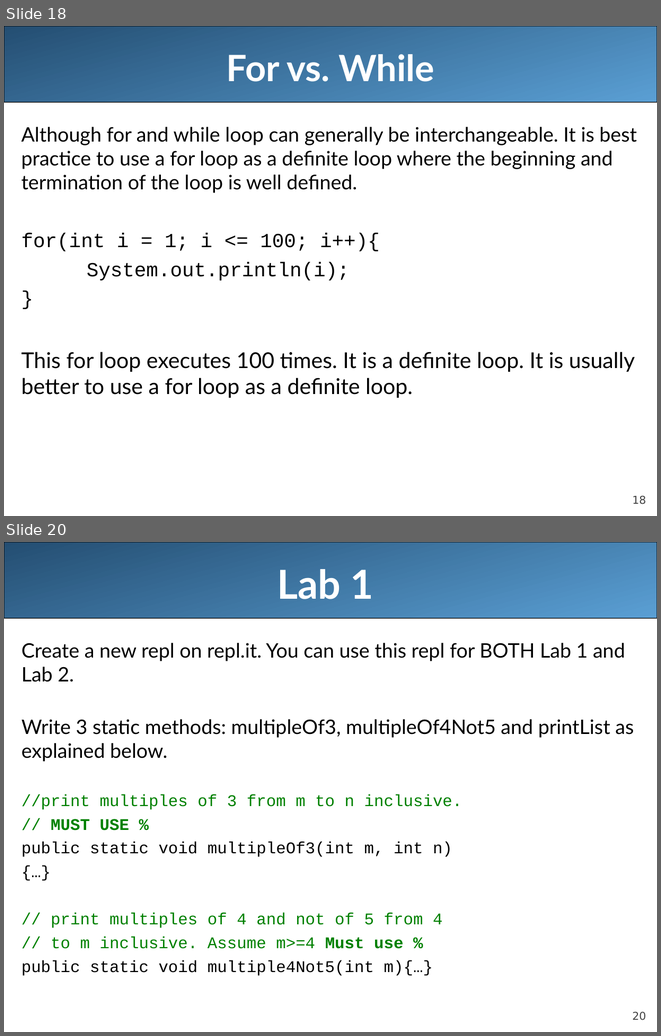
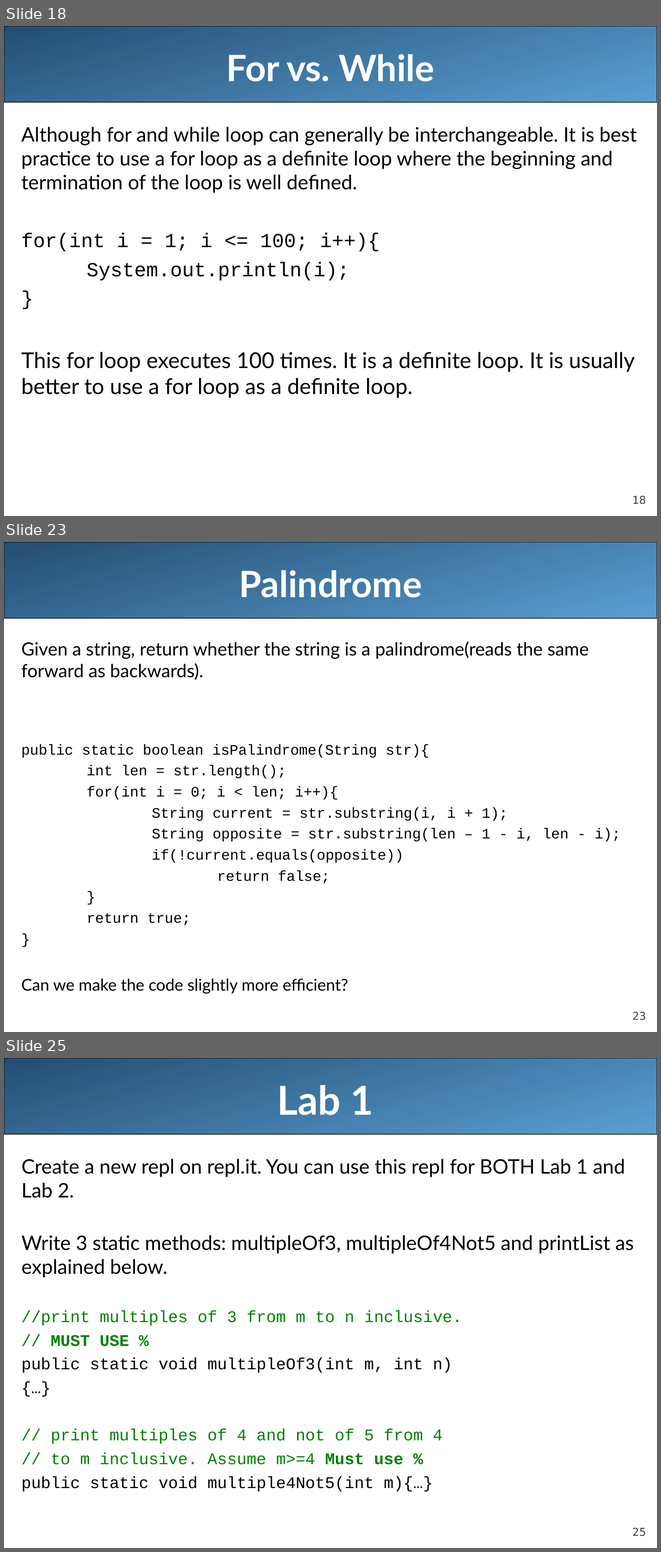
Before and after one commit to LongBaoNguyen/longbaonguyen.github.io, a slide deck: courses/apcsa/lecture11.ppt. Shown one above the other, each under a label of ours: slides 18 and 20 before the commit, slides 18, 23 and 25 after it; the slides between them are not shown. The pictures are 661x1036 and 661x1552 pixels, drawn with LibreOffice and Linux fonts; fonts in the diff are those of the drawing. Boxes give left, top, right and bottom in pixels: in the first picture for what was removed or moved away, otherwise in the second. Text is boxed around its words. In the diff, an @@ line names an element or a change of style, - is before the commit and + after.

```diff
--- a/courses/apcsa/lecture11.ppt
+++ b/courses/apcsa/lecture11.ppt
@@ slide 23 added at box(4, 542, 657, 1032), background #FFFFFF; not listed: 2 template elements that a slide beside it also shows @@
@@ title added at box(239, 570, 422, 598), 40 pt, text #FFFFFF, bold @@
+Palindrome
@@ text added at box(21, 641, 620, 994), 16 pt, text #000000 @@
+Given a string, return whether the string is a palindrome(reads the same forward as backwards).
+public static boolean isPalindrome(String str){
+int len = str.length();
+for(int i = 0; i < len; i++){
+String current = str.substring(i, i + 1);
+String opposite = str.substring(len – 1 - i, len - i);
+if(!current.equals(opposite))
+return false;
+}
+return true;
+}
+Can we make the code slightly more efficient?
@@ what was slide 20 is now slide 25 @@
@@ page number at box(632, 1528, 646, 1536): text changed @@
-20
+25
```
Also in this commit, not shown: 1 slide changed, 5 other slides added, 1 slide removed, 7 other files.
